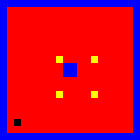
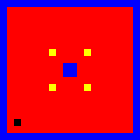
Two versions of the same layered image (140×140). Layer-by-layer changes:
painted on "Level1Texture.png" over [49, 49, 98, 98]
